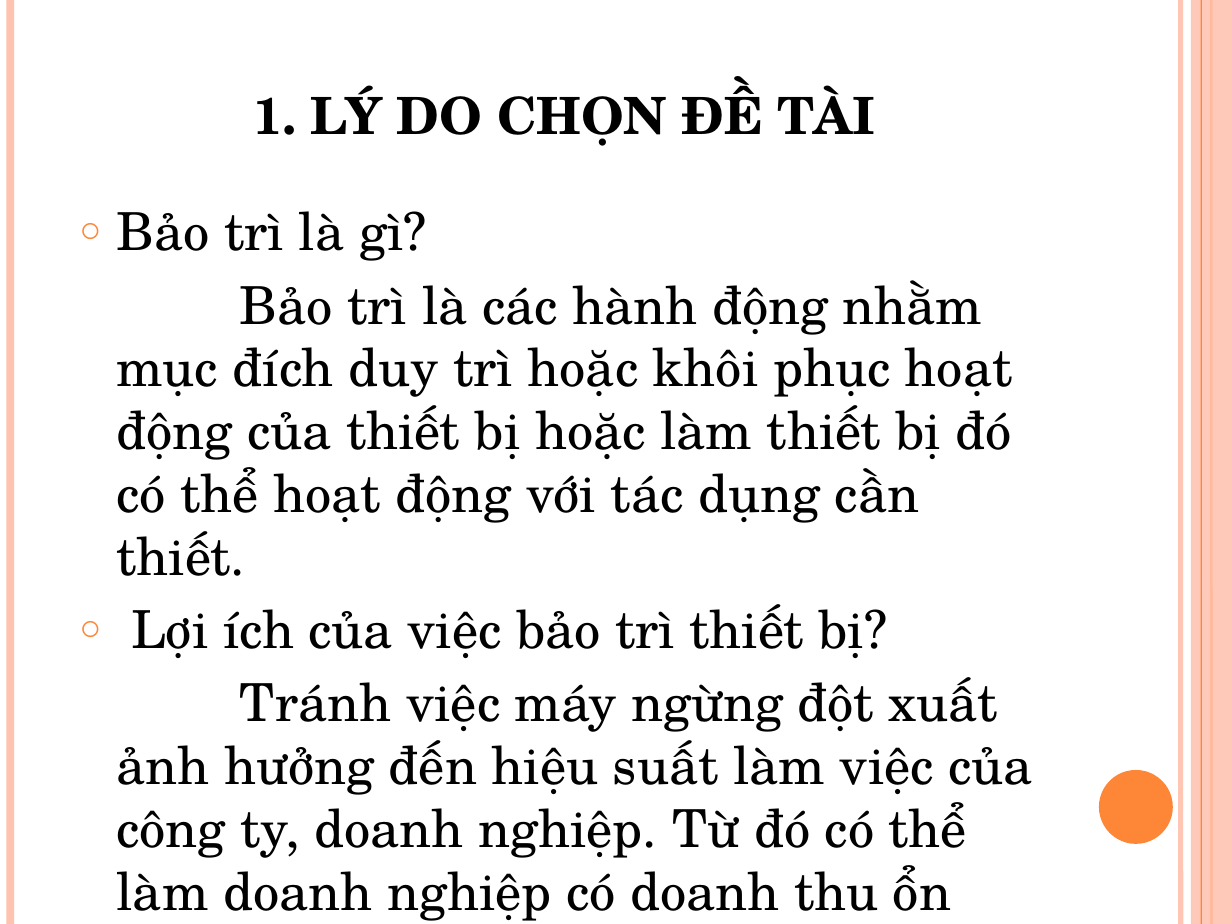
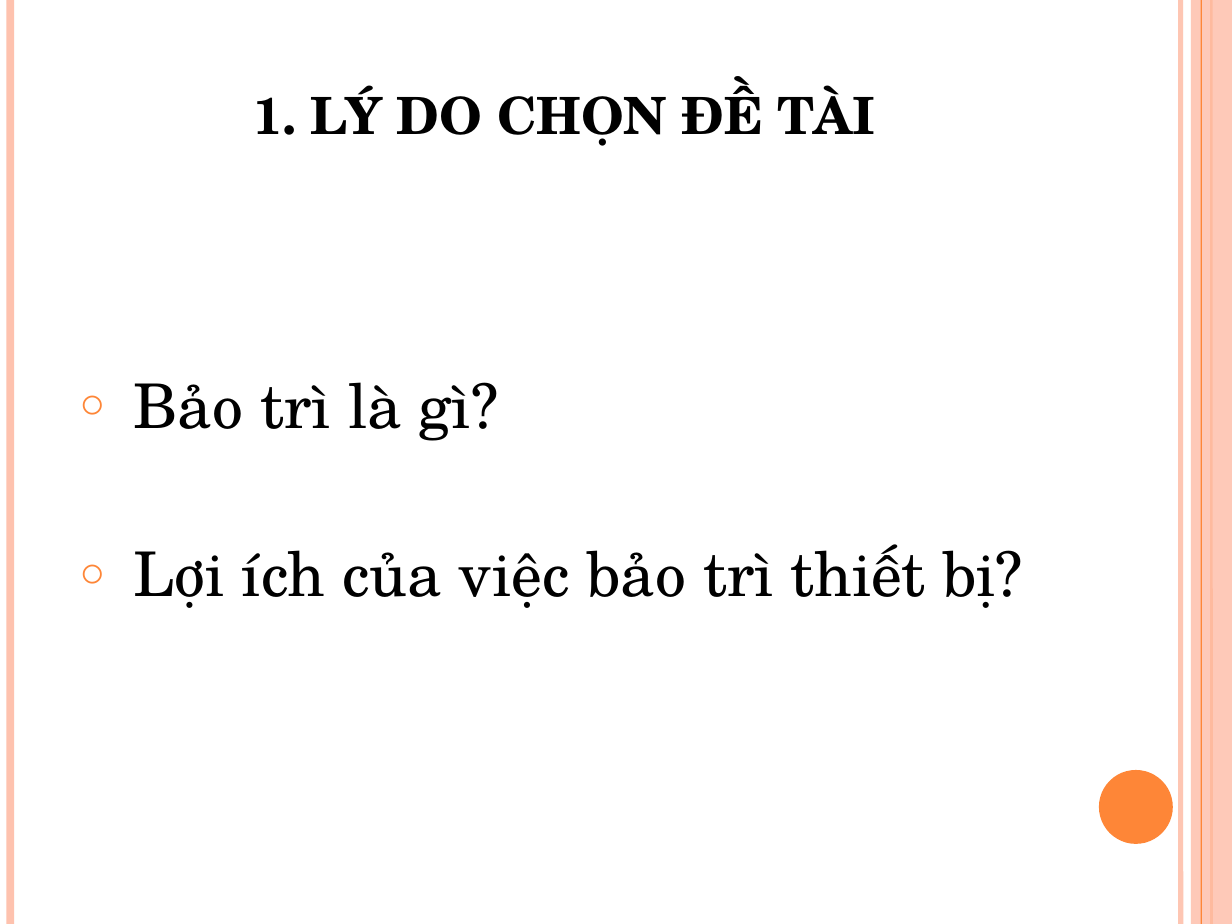
Before and after one commit to hoangducthien/baotri, a slide deck: slide 2 of slide_luanvan.pptx. Drawn at 1232x924 pixels with LibreOffice and Linux fonts; fonts in the diff are those of the drawing. Boxes give left, top, right and bottom in pixels: in the first picture for what was removed or moved away, otherwise in the second. Text is boxed around its words. In the diff, an @@ line names an element or a change of style, - is before the commit and + after.

```diff
--- a/slide_luanvan.pptx
+++ b/slide_luanvan.pptx
@@ text "Bảo trì là gì?" at [134,382,1023,608]: size 30.6 to 36 pt @@
@@ text at [116,280,1013,576]: paragraph removed @@
-Bảo trì là các hành động nhằm mục đích duy trì hoặc khôi phục hoạt động của thiết bị hoặc làm thiết bị đó có thể hoạt động với tác dụng cần thiết.
@@ text at [116,677,1033,921]: paragraph removed @@
-Tránh việc máy ngừng đột xuất ảnh hưởng đến hiệu suất làm việc của công ty, doanh nghiệp. Từ đó có thể làm doanh nghiệp có doanh thu ổn định, tăng uy tín trong ngành nghề của mình.
```
Also in this commit, not shown: 5 other slides changed, 2 slides added, 3 slides removed, 8 other files.
